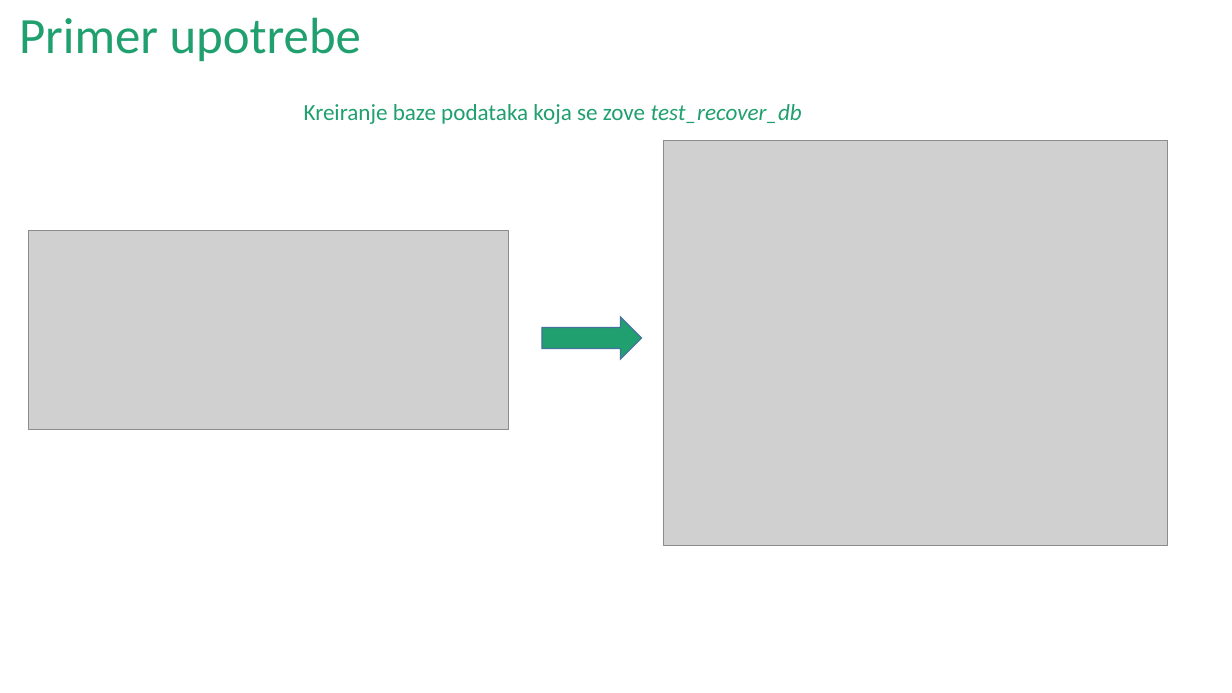
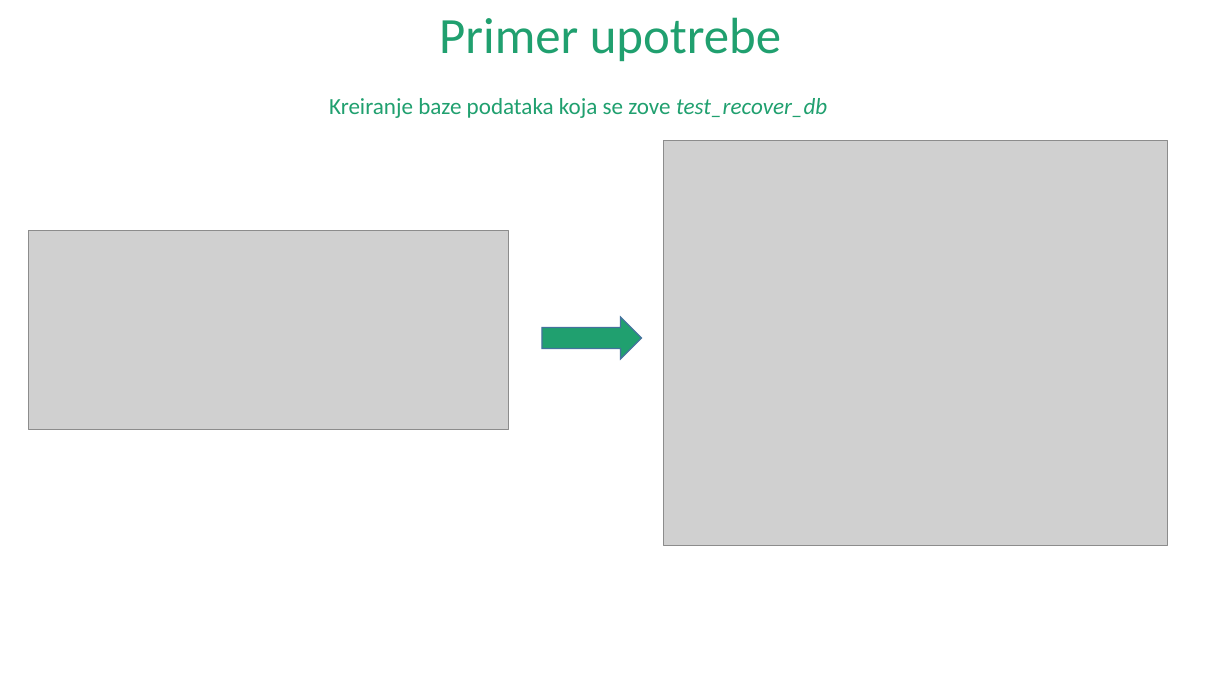
Before and after one commit to Bukumira/oporavak-baze-podataka-PostgreSQL, a slide deck: slide 9 of Seminarski_rad_2.pptx. Drawn at 1232x693 pixels with LibreOffice and Linux fonts; fonts in the diff are those of the drawing; grey boxes stand for pictures. Boxes give left, top, right and bottom in pixels: in the first picture for what was removed or moved away, otherwise in the second. Text is boxed around its words. In the diff, an @@ line names an element or a change of style, - is before the commit and + after.

```diff
--- a/Seminarski_rad_2.pptx
+++ b/Seminarski_rad_2.pptx
@@ title "Primer upotrebe" at (439, 17, 781, 62): alignment left to centre @@
@@ text "Kreiranje baze podataka koja se ...": place and size @@
-text "Kreiranje baze podataka koja se ..." at (304, 104, 802, 124)
+text "Kreiranje baze podataka koja se ..." at (329, 98, 827, 118)
```
Also in this commit, not shown: 12 other slides changed.
